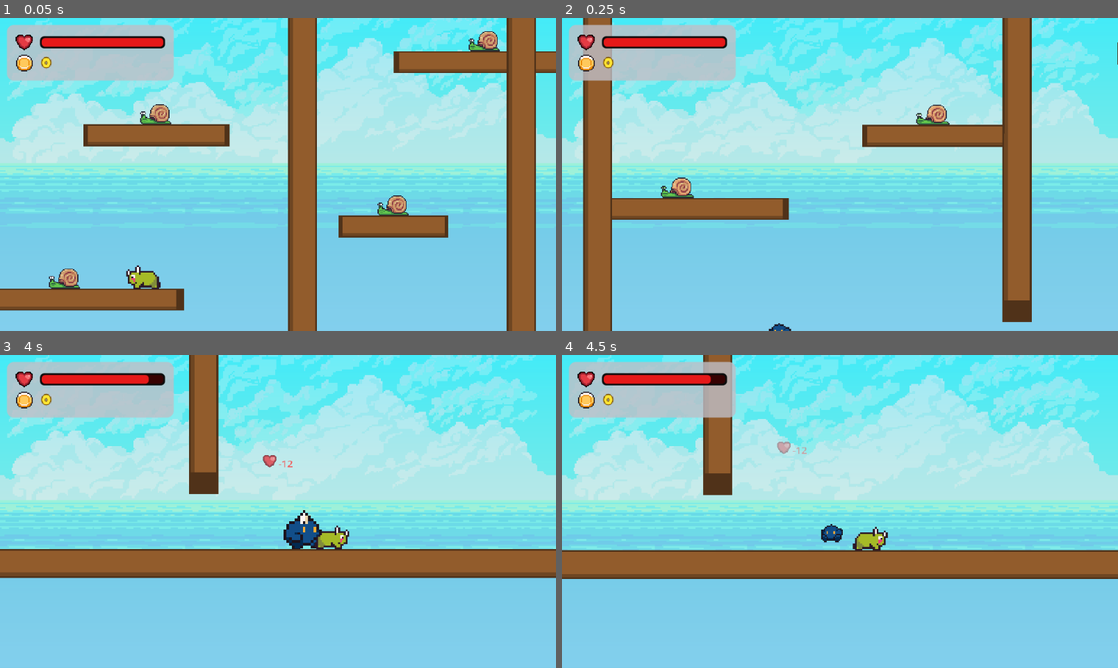
Above: before the commit, frames 1-4 (two rows, left to right).
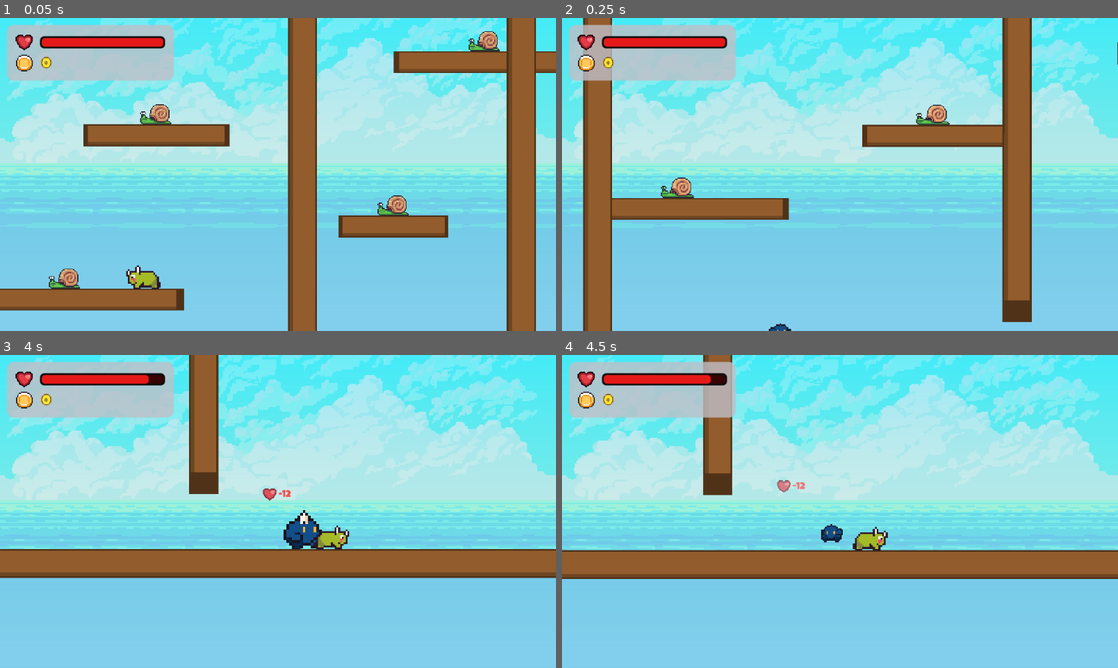
Above: after the commit, the same moments.

Repository: gavalanche87/puffle
Game: Godot game, scene res://scenes/VerticalTestScene.tscn
Same seed, same stepped clock (60 frames per second), same inputs: the game is played once before the commit and once after it.
Inputs:
- Up to frame 1 (0.05 s): no input
- Up to frame 2 (0.25 s): no input
- Up to frame 3 (4 s): tap Enter (ui_accept) at 0.5, 0.77, 1.52, 3.02, 3.77 s; hold Right (ui_right) 0.53-2.03 s; tap Z (toggle_mode) every 0.75 s from 0.6 to 3.6 s; hold Left (ui_left) 2.03-2.78 s; hold Right (ui_right) from 2.78 s (still down)
- Up to frame 4 (4.5 s): release Right (ui_right) at 4.28 s; hold Left (ui_left) from 4.28 s (still down); tap Z (toggle_mode) at 4.35 s

Frame 1 is identical in both runs. In frame 2, less than 0.1% of the frame differs, in the area x 37-41%, y 97-100%; in frame 3, 0.2%, in the area x 47-53%, y 32-47%; in frame 4, 0.2%.

Commit message:
Improve flip VFX styling and wallslide sprite

Diff:
--- a/scenes/Player.tscn
+++ b/scenes/Player.tscn
@@ -17,10 +17,15 @@
 [ext_resource type="Texture2D" uid="uid://bwb5m2wkiblpl" path="res://assets/player/Jumping (16 x 16)BlueNoSpike.png" id="15"]
 [ext_resource type="Texture2D" uid="uid://gfutsujbme7c" path="res://assets/player/Falling (16 x 16)BlueNoSpike.png" id="16"]
 [ext_resource type="Texture2D" uid="uid://dyok2vnnjq3ac" path="res://assets/player/Hurt (16 x 16)BlueNoSpike.png" id="17"]
-[ext_resource type="Texture2D" path="res://assets/player/Wallslide (16 x 16)BlueNoSpike.png" id="21"]
 [ext_resource type="AudioStream" uid="uid://betkn0hqjmqsq" path="res://assets/sound/jump.wav" id="18"]
 [ext_resource type="AudioStream" uid="uid://bkkab84cy1jpt" path="res://assets/sound/impact.wav" id="19"]
 [ext_resource type="AudioStream" uid="uid://6jgqhk42uydv" path="res://assets/sound/phaseJump1.ogg" id="20"]
+[ext_resource type="Texture2D" uid="uid://kp68tswg5fay" path="res://assets/player/Wallslide (16 x 16)BlueNoSpike.png" id="21"]
+[ext_resource type="AudioStream" uid="uid://q2gi080tamkp" path="res://assets/sound/pickup.wav" id="22_b8lor"]
+
+[sub_resource type="AtlasTexture" id="AtlasTexture_6e537"]
+atlas = ExtResource("21")
+region = Rect2(0, 0, 16, 16)
 
 [sub_resource type="SpriteFrames" id="3"]
 animations = [{
@@ -30,14 +35,6 @@
 }],
 "loop": false,
 "name": &"fall",
-"speed": 5.0
-}, {
-"frames": [{
-"duration": 1.0,
-"texture": ExtResource("21")
-}],
-"loop": false,
-"name": &"wall",
 "speed": 5.0
 }, {
 "frames": [{
@@ -80,6 +77,14 @@
 "loop": true,
 "name": &"run",
 "speed": 8.0
+}, {
+"frames": [{
+"duration": 1.0,
+"texture": SubResource("AtlasTexture_6e537")
+}],
+"loop": false,
+"name": &"wall",
+"speed": 5.0
 }]
 
 [sub_resource type="SpriteFrames" id="2"]
@@ -90,14 +95,6 @@
 }],
 "loop": false,
 "name": &"fall",
-"speed": 5.0
-}, {
-"frames": [{
-"duration": 1.0,
-"texture": ExtResource("21")
-}],
-"loop": false,
-"name": &"wall",
 "speed": 5.0
 }, {
 "frames": [{
@@ -140,6 +137,14 @@
 "loop": true,
 "name": &"run",
 "speed": 8.0
+}, {
+"frames": [{
+"duration": 1.0,
+"texture": null
+}],
+"loop": false,
+"name": &"wall",
+"speed": 5.0
 }]
 
 [sub_resource type="RectangleShape2D" id="1"]
@@ -152,7 +157,7 @@
 
 [node name="AnimatedSprite2D" type="AnimatedSprite2D" parent="." unique_id=407884569]
 sprite_frames = SubResource("3")
-animation = &"idle"
+animation = &"wall"
 
 [node name="CollisionShape2D" type="CollisionShape2D" parent="." unique_id=1378537505]
 shape = SubResource("1")
@@ -180,3 +185,6 @@
 
 [node name="SfxHurt" type="AudioStreamPlayer" parent="." unique_id=890112345]
 stream = ExtResource("19")
+
+[node name="SfxCoin" type="AudioStreamPlayer" parent="." unique_id=75177721]
+stream = ExtResource("22_b8lor")
--- a/scripts/floating_text.gd
+++ b/scripts/floating_text.gd
@@ -1,7 +1,10 @@
 extends Node2D
 
 @export var float_distance: float = 60.0
-@export var duration: float = 1.25
+@export var duration: float = 2.0
+@export var override_font: Font
+@export var outline_color: Color
+@export var outline_size: int = 0
 
 @onready var icon: Sprite2D = $Icon
 @onready var label: Label = $Label
@@ -10,6 +13,11 @@
 	global_position = start_pos
 	label.text = text
 	label.modulate = color
+	if override_font:
+		label.add_theme_font_override("font", override_font)
+	if outline_size > 0:
+		label.add_theme_color_override("font_outline_color", outline_color)
+		label.add_theme_constant_override("outline_size", outline_size)
 	if icon_tex:
 		icon.texture = icon_tex
 		icon.visible = true
--- a/scripts/player.gd
+++ b/scripts/player.gd
@@ -48,6 +48,7 @@
 var knockback_velocity: float = 0.0
 var wall_normal: Vector2 = Vector2.ZERO
 var air_time: float = 0.0
+var spin_accumulated: float = 0.0
 var wall_jump_timer: float = 0.0
 var base_body_size: Vector2 = Vector2.ZERO
 var base_hurt_size: Vector2 = Vector2.ZERO
@@ -58,11 +59,13 @@
 @onready var floating_text_scene: PackedScene = preload("res://scenes/FloatingText.tscn")
 @onready var coin_icon: Texture2D = preload("res://assets/items/Coin.png")
 @onready var heart_icon: Texture2D = preload("res://assets/items/pixel heart 2.png")
+@onready var hud_font: Font = preload("res://assets/fonts/LuckiestGuy-Regular.ttf")
 @onready var hurtbox: Area2D = $Hurtbox
 @onready var sfx_jump: AudioStreamPlayer = $SfxJump
 @onready var sfx_stomp: AudioStreamPlayer = $SfxStomp
 @onready var sfx_switch: AudioStreamPlayer = $SfxSwitch
 @onready var sfx_hurt: AudioStreamPlayer = $SfxHurt
+@onready var sfx_coin: AudioStreamPlayer = $SfxCoin
 @onready var camera: Camera2D = $Camera2D
 @onready var sprite: AnimatedSprite2D = $AnimatedSprite2D
 @onready var body_shape: RectangleShape2D = $CollisionShape2D.shape
@@ -87,6 +90,8 @@
 	hurtbox.area_entered.connect(_on_hurtbox_area_entered)
 	camera_offset = camera.position
 	_update_camera(true)
+	if sprite:
+		sprite.flip_h = true
 
 func _physics_process(delta: float) -> void:
 	if not health_bar_bg or not health_bar_fill or not coins_label:
@@ -139,8 +144,18 @@
 			spin_dir = 1.0
 		var spin_speed := midair_spin_speed
 		if Input.get_axis("ui_left", "ui_right") != 0.0:
-			spin_speed *= 2.0
-		sprite.rotation += spin_speed * delta * spin_dir
+			spin_speed *= 2.5
+		var delta_rot := spin_speed * delta * spin_dir
+		sprite.rotation += delta_rot
+		spin_accumulated += absf(delta_rot)
+		if spin_accumulated >= TAU:
+			var spins := int(floor(spin_accumulated / TAU))
+			if spins > 0:
+				_add_coins(spins)
+				_play_sfx(sfx_coin)
+				_spawn_floating_text("   + %d" % spins, Color(1, 0.9, 0.2), coin_icon, global_position, Color(0.5019608, 0.3490196, 0.0509804), 3)
+				_spawn_screen_text("Nice Flip!", Color(0.2, 0.9, 0.3), Vector2(-45.0, -85.0), true, Color(0.0, 0.35, 0.1), 3)
+				spin_accumulated -= spins * TAU
 	else:
 		_reset_sprite_rotation()
 
@@ -202,7 +217,7 @@
 		if area.has_method("die"):
 			area.call("die")
 			_add_coins(100)
-			_spawn_floating_text("+100", Color(1, 0.9, 0.2), coin_icon, area.global_position)
+			_spawn_floating_text("   + 100", Color(1, 0.9, 0.2), coin_icon, area.global_position, Color(0.5019608, 0.3490196, 0.0509804), 3)
 		velocity.y = stomp_bounce_velocity
 		_play_sfx(sfx_stomp)
 	else:
@@ -225,16 +240,39 @@
 	if amount <= 0:
 		return
 	coins += amount
+	_play_sfx(sfx_coin)
 	_update_coins_ui()
 
-func _spawn_floating_text(text: String, color: Color, icon_tex: Texture2D, world_pos: Vector2 = Vector2.INF) -> void:
+func _spawn_floating_text(text: String, color: Color, icon_tex: Texture2D, world_pos: Vector2 = Vector2.INF, outline_color: Color = Color(0, 0, 0, 0), outline_size: int = 0) -> void:
 	if not floating_text_scene:
 		return
 	var fx := floating_text_scene.instantiate()
 	get_tree().current_scene.add_child(fx)
 	var spawn_pos := global_position if world_pos == Vector2.INF else world_pos
-	spawn_pos.y -= 100.0
+	spawn_pos.y -= 50.0
+	fx.override_font = hud_font
+	fx.outline_color = outline_color
+	fx.outline_size = outline_size
 	fx.setup(text, color, icon_tex, spawn_pos)
+
+func _spawn_screen_text(text: String, color: Color, screen_offset: Vector2, relative_to_player: bool = false, outline_color: Color = Color(0, 0, 0, 0), outline_size: int = 0) -> void:
+	if not floating_text_scene:
+		return
+	var fx := floating_text_scene.instantiate()
+	var hud := get_tree().get_first_node_in_group("hud")
+	var parent_node := hud if hud else get_tree().current_scene
+	parent_node.add_child(fx)
+	var screen_pos := screen_offset
+	if relative_to_player:
+		screen_pos = global_position + screen_offset
+	else:
+		var cam := camera if camera else get_viewport().get_camera_2d()
+		if cam:
+			screen_pos = cam.global_position + screen_offset
+	fx.override_font = hud_font
+	fx.outline_color = outline_color
+	fx.outline_size = outline_size
+	fx.setup(text, color, null, screen_pos)
 
 func _update_coins_ui() -> void:
 	if not coins_label:
@@ -315,13 +353,18 @@
 func _update_animation(wall_sliding: bool) -> void:
 	if not sprite:
 		return
+	sprite.visible = true
 	var next_anim := "idle"
 	if _is_grounded():
 		if absf(velocity.x) > 1.0:
 			next_anim = "run"
 	else:
 		if wall_sliding:
-			next_anim = "wall"
+			var use_wall := false
+			if sprite.sprite_frames and sprite.sprite_frames.has_animation("wall") and sprite.sprite_frames.get_frame_count("wall") > 0:
+				var tex := sprite.sprite_frames.get_frame_texture("wall", 0)
+				use_wall = tex != null
+			next_anim = "wall" if use_wall else "fall"
 		else:
 			next_anim = "jump" if velocity.y < 0.0 else "fall"
 	if sprite.animation != next_anim:
@@ -345,6 +388,7 @@
 		return
 	if absf(sprite.rotation) > 0.001:
 		sprite.rotation = 0.0
+	spin_accumulated = 0.0
 
 func _is_grounded() -> bool:
 	return grounded_timer > 0.0
Not shown, changed: assets/player/Wallslide (16 x 16)BlueNoSpike.png.import
